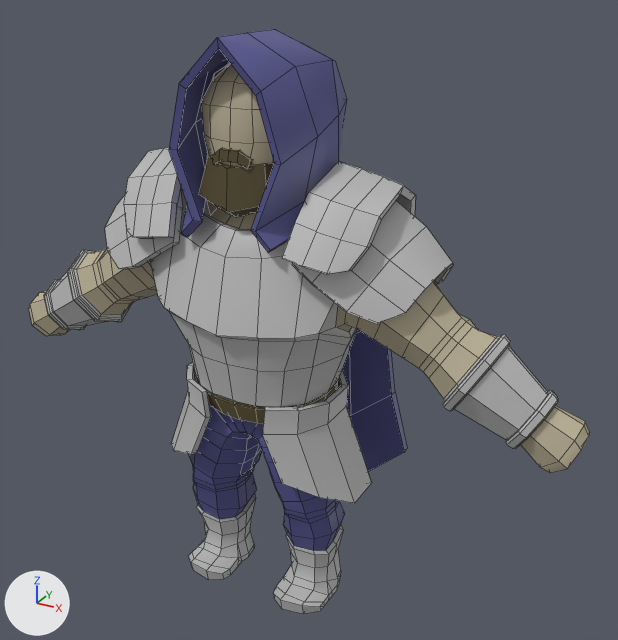
One commit to the FBX model Assets/Meshes/FBX Imports/character-export.fbx: the scene before it, then after it.
Both versions are drawn from a camera (50 mm lens) standing at (0.0568, -0.0892, 0.0882) and looking at (0.0041, 0.0066, 0.0403). Lighting does not change. The marker at lower left points along +X, +Y and +Z. Mesh edges are drawn as thin lines. Where no turn or scale is listed for an object, it has been applied to the vertices.

Names of what the first picture shows: 'base_unit', 'beard', 'belt', 'cape', 'hood', 'shoulder_pads', 'stache'.
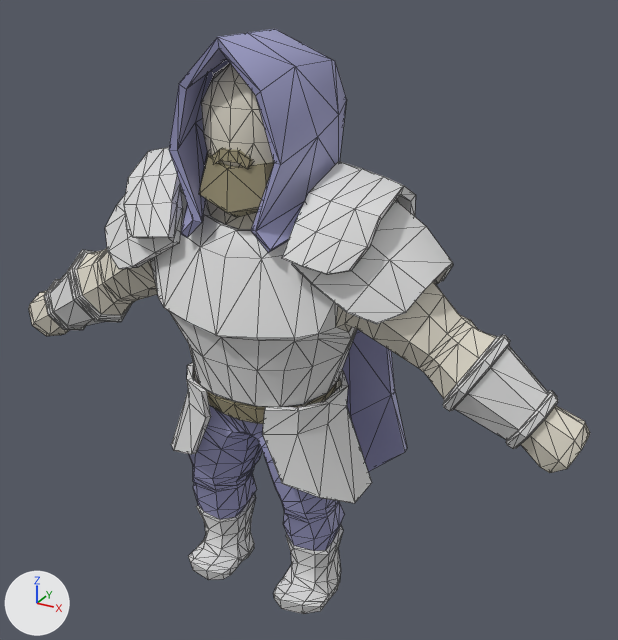
The newer file is also rescaled (x100.0) as a whole; pictures and numbers use the older file's frame.

Edits to the scene script, one JSON object a line:
```json
{"op": "set", "path": "mat_blinn1.base_color", "old": "(0.087, 0.0677, 0.0257)", "new": "(0.326, 0.288, 0.174)", "note": "brown #534a2c -> yellow #9b9274"}
{"op": "set", "path": "mat_lambert1.base_color", "old": "(0.5, 0.5, 0.5)", "new": "(0.735, 0.735, 0.735)", "note": "grey #bcbcbc -> light grey #dfdfdf"}
{"op": "set", "path": "mat_lambert3.base_color", "old": "(0.148, 0.115, 0.0437)", "new": "(0.421, 0.374, 0.231)", "note": "brown #6b5f3b -> beige #aea584"}
{"op": "set", "path": "mat_lambert4.base_color", "old": "(0.5, 0.439, 0.307)", "new": "(0.735, 0.694, 0.59)", "note": "beige #bcb196 -> light grey #dfd9ca"}
{"op": "set", "path": "mat_lambert2.base_color", "old": "(0.0892, 0.0892, 0.278)", "new": "(0.33, 0.33, 0.564)", "note": "blue #545490 -> blue #9b9bc6"}
```

What differs and where, as boxes [x1, y1, x2, y2] in the pictures (618 x 640 px):
```json
{"object": "base_unit", "change": "recoloured", "before": [29, 63, 590, 614], "after": [29, 63, 590, 614]}
{"object": "shoulder_pads", "change": "recoloured", "before": [105, 147, 453, 324], "after": [105, 147, 453, 324], "on screen": "grey to white"}
{"object": "hood", "change": "recoloured", "before": [169, 29, 347, 253], "after": [169, 29, 347, 253]}
{"object": "belt", "change": "recoloured", "before": [171, 362, 372, 503], "after": [171, 362, 372, 503]}
{"object": "cape", "change": "recoloured", "before": [342, 329, 407, 472], "after": [342, 329, 407, 472]}
{"object": "beard", "change": "recoloured", "before": [199, 152, 274, 217], "after": [199, 152, 274, 217], "on screen": "brown to yellow"}
{"object": "stache", "change": "recoloured", "before": [212, 148, 253, 169], "after": [212, 148, 253, 169], "on screen": "brown to yellow"}
```
